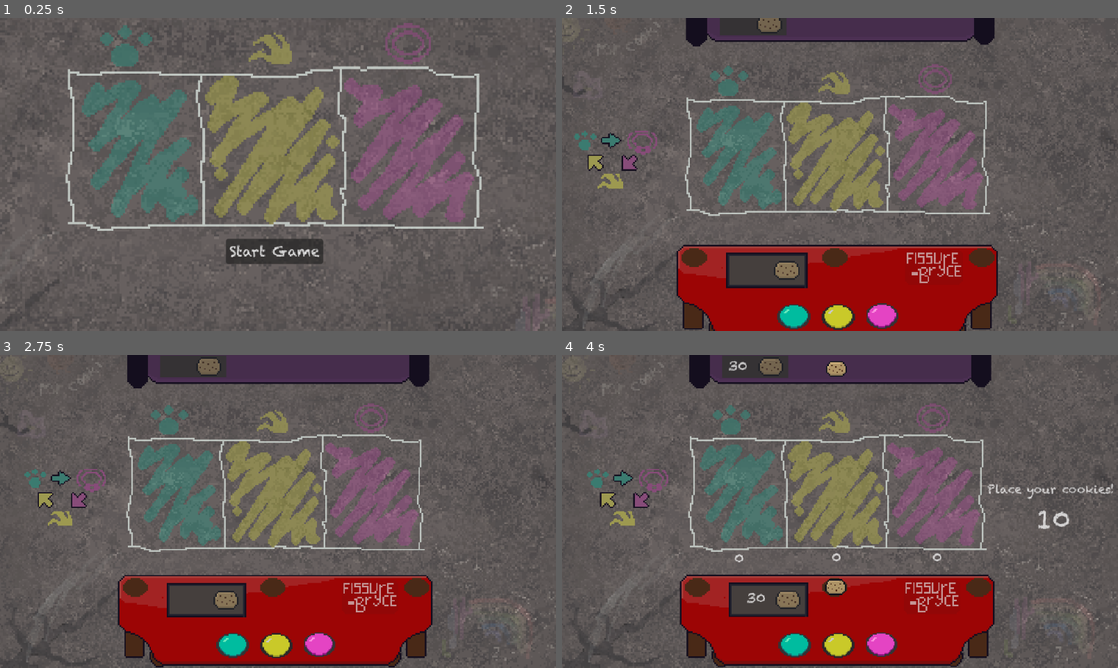
Above: before the commit, frames 1-4 (two rows, left to right).
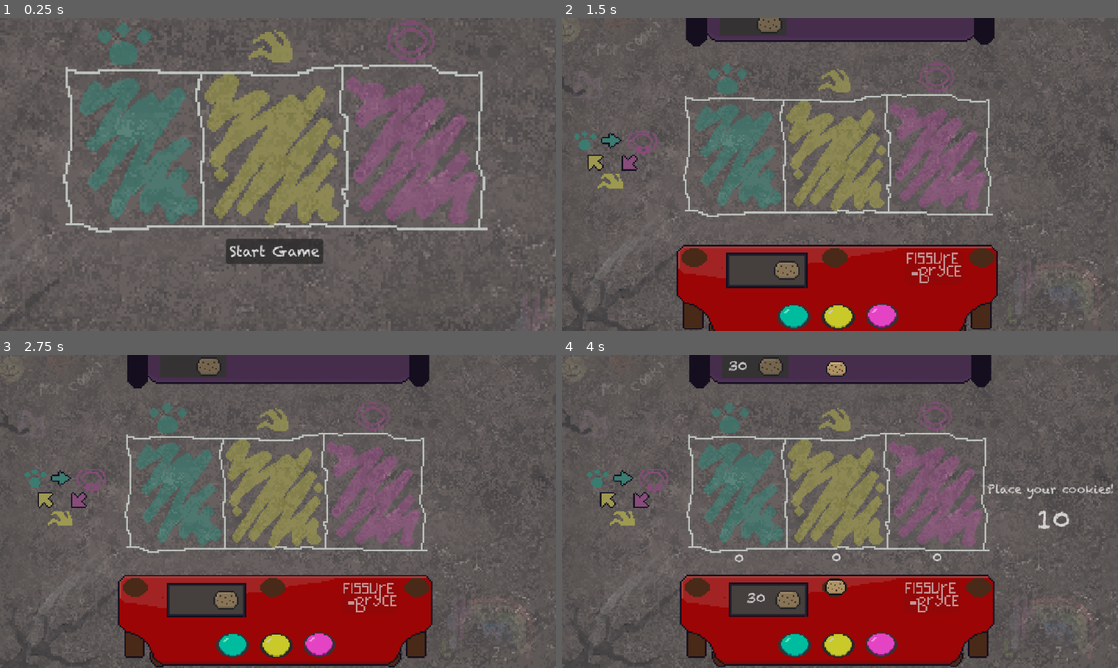
Above: after the commit, the same moments.

Repository: Sooshimi/golden-biscuit
Game: Godot game, scene res://scenes/battle_screen.tscn
Two runs of this game, one before a commit and one after it. Both use one fixed random seed, a clock stepped at 60 frames per second and the inputs below.
Inputs (mouse positions are in pixels of both pictures, inside the frame that each line leads up to):
- Up to frame 1 (0.25 s): no input
- Up to frame 2 (1.5 s): click "Start Game" at 0.5 s; move the mouse to (962, 158) at 1.27 s; click (962, 158) at 1.35 s
- Up to frame 3 (2.75 s): move the mouse to (166, 527) at 2.02 s; click (166, 527) at 2.1 s
- Up to frame 4 (4 s): move the mouse to (895, 442) at 2.77 s; click (895, 442) at 2.85 s; tap Enter at 3.5 s; move the mouse to (812, 574) at 3.52 s; click (812, 574) at 3.6 s

The runs differ from the first frame. In frame 1, 5.9% of the frame differs, in the area x 11-88%, y 0-69%; in frame 2, 3.2%; in frame 3, 3.0%; in frame 4, 3.1%.

Commit message:
battle phase

Diff:
--- a/scenes/battle_screen.tscn
+++ b/scenes/battle_screen.tscn
@@ -20,6 +20,10 @@
 [ext_resource type="Texture2D" uid="uid://bru4o185imugk" path="res://assets/Enemy_Panel_Purple1.png" id="13_bgqsx"]
 [ext_resource type="Texture2D" uid="uid://di3glr466vgou" path="res://assets/paper_button_yellow.png" id="14_20e4q"]
 [ext_resource type="Texture2D" uid="uid://o1hlghtu3582" path="res://assets/Scissors_button_pink.png" id="15_20e4q"]
+[ext_resource type="Texture2D" uid="uid://dn2eombl1jjc" path="res://assets/paw_emblem.png" id="15_jd2wk"]
+[ext_resource type="Texture2D" uid="uid://lkdqd2heqdx1" path="res://assets/claw_emblem.png" id="16_rhu2l"]
+[ext_resource type="Texture2D" uid="uid://bcn8b3rtja1oa" path="res://assets/roar_emblem.png" id="17_3q6ct"]
+[ext_resource type="Texture2D" uid="uid://cr1qqe57slxjr" path="res://assets/smol_Liam_sticker.png" id="20_rhu2l"]
 [ext_resource type="Script" uid="uid://wyjfjc8ggg8o" path="res://scenes/dialogue.gd" id="21_fxt2d"]
 [ext_resource type="Texture2D" uid="uid://ce4ck2y1vpa4j" path="res://assets/windows-textbox.png" id="21_qo5xu"]
 [ext_resource type="Texture2D" uid="uid://dpor62qck6hvi" path="res://assets/liam_spritesheet.png" id="21_tjy5n"]
@@ -389,21 +393,69 @@
 one_shot = true
 
 [node name="ResultTimer" type="Timer" parent="."]
-wait_time = 10.0
-one_shot = true
-
-[node name="BetAreaChalk" type="TextureRect" parent="."]
-offset_left = 12.0
-offset_top = 6.0
-offset_right = 613.0
-offset_bottom = 366.0
+wait_time = 8.0
+one_shot = true
+
+[node name="PlayerChoiceTimer" type="Timer" parent="."]
+one_shot = true
+
+[node name="LiamChoiceTimer" type="Timer" parent="."]
+one_shot = true
+
+[node name="CookieCollectTimer" type="Timer" parent="."]
+one_shot = true
+
+[node name="PawEmblem" type="Sprite2D" parent="."]
+visible = false
+modulate = Color(0, 0, 0, 0.901961)
+position = Vector2(194, 68)
+scale = Vector2(2.5, 2.51)
+texture = ExtResource("15_jd2wk")
+region_enabled = true
+region_rect = Rect2(86, 28, 23, 18)
+
+[node name="ClawEmblem" type="Sprite2D" parent="."]
+visible = false
+modulate = Color(0, 0, 0, 0.901961)
+position = Vector2(312, 71)
+scale = Vector2(2.5, 2.51)
+texture = ExtResource("16_rhu2l")
+region_enabled = true
+region_rect = Rect2(151, 31, 19, 14)
+
+[node name="RoarEmblem" type="Sprite2D" parent="."]
+visible = false
+modulate = Color(0, 0, 0, 0.901961)
+position = Vector2(429, 67)
+scale = Vector2(2.5, 2.51)
+texture = ExtResource("17_3q6ct")
+region_enabled = true
+region_rect = Rect2(211, 27, 20, 18)
+
+[node name="BetAreaChalk" type="Sprite2D" parent="."]
+position = Vector2(313, 175)
+scale = Vector2(1.90703, 1.91528)
 texture = ExtResource("11_lskjy")
-stretch_mode = 4
 
 [node name="EnemyPanel" type="Sprite2D" parent="."]
 position = Vector2(316, 116)
 scale = Vector2(1.8, 1.8)
 texture = ExtResource("13_bgqsx")
+
+[node name="LiamPawChoice" type="Sprite2D" parent="."]
+visible = false
+position = Vector2(151, 75)
+texture = ExtResource("20_rhu2l")
+
+[node name="LiamClawChoice" type="Sprite2D" parent="."]
+visible = false
+position = Vector2(275, 73)
+texture = ExtResource("20_rhu2l")
+
+[node name="LiamRoarChoice" type="Sprite2D" parent="."]
+visible = false
+position = Vector2(389, 73)
+texture = ExtResource("20_rhu2l")
 
 [node name="PlayerPanel" type="Sprite2D" parent="."]
 position = Vector2(316, 416)
@@ -580,6 +632,9 @@
 [connection signal="body_exited" from="UI/EnemyCookieSpawnArea" to="." method="_on_enemy_cookie_spawn_area_body_exited"]
 [connection signal="timeout" from="BetPhaseTimer" to="." method="_on_bet_phase_timer_timeout"]
 [connection signal="timeout" from="ResultTimer" to="." method="_on_result_timer_timeout"]
+[connection signal="timeout" from="PlayerChoiceTimer" to="." method="_on_player_choice_timer_timeout"]
+[connection signal="timeout" from="LiamChoiceTimer" to="." method="_on_liam_choice_timer_timeout"]
+[connection signal="timeout" from="CookieCollectTimer" to="." method="_on_cookie_collect_timer_timeout"]
 [connection signal="timeout" from="LiamDialogueUI/DelayTimer" to="LiamDialogueUI" method="_on_delay_timer_timeout"]
 [connection signal="timeout" from="LiamDialogueUI/TypeTimer" to="LiamDialogueUI" method="_on_type_timer_timeout"]
 [connection signal="pressed" from="GameOver/PlayAgainButton" to="." method="_on_play_again_button_pressed"]
--- a/scripts/battle_screen/battle_screen.gd
+++ b/scripts/battle_screen/battle_screen.gd
@@ -42,6 +42,7 @@
 var player_win: bool
 var enemy_win: bool
 var liam_dialogue_hide_position := Vector2(0.0, -190.0)
+var cookie_collect_trigger := false
 
 var paw_cookie_pot := []
 var claw_cookie_pot := []
@@ -77,7 +78,8 @@
 
 	# COLLECT COOKIES
 	if PhaseManager.current_state == 2 and player_win:
-		liam_dialogue_slide_in(delta)
+		if cookie_collect_trigger:
+			liam_dialogue_slide_in(delta)
 		if player_choice == "paw":
 			collect_cookies(paw_cookie_area)
 		elif player_choice == "claw":
@@ -85,7 +87,8 @@
 		elif player_choice == "roar":
 			collect_cookies(roar_cookie_area)
 	elif PhaseManager.current_state == 2 and enemy_win:
-		liam_dialogue_slide_in(delta)
+		if cookie_collect_trigger:
+			liam_dialogue_slide_in(delta)
 		if enemy_choice == "paw":
 			collect_cookies(paw_cookie_area)
 		elif enemy_choice == "claw":
@@ -93,6 +96,9 @@
 		elif enemy_choice == "roar":
 			collect_cookies(roar_cookie_area)
 
+	if PhaseManager.current_state == 0 and not cookie_collect_trigger:
+		liam_dialogue_slide_out(delta)
+
 func liam_dialogue_slide_in(delta: float) -> void:
 	$LiamDialogueUI.global_position = lerp($LiamDialogueUI.global_position, Vector2.ZERO, delta * 5)
 
@@ -100,18 +106,19 @@
 	$LiamDialogueUI.global_position = lerp($LiamDialogueUI.global_position, liam_dialogue_hide_position, delta * 5)
 
 func collect_cookies(cookie_area: Node) -> void:
-	for body in cookie_area.get_overlapping_bodies():
-		body.add_to_group("cookie_won")
-		body.set_collision_mask(0)
-		body.set_collision_layer(0)
-
-	for body in get_tree().get_nodes_in_group("cookie_won"):
-		if player_win:
-			var direction = ($PlayerCookieCollector.global_position - body.global_position).normalized()
-			body.linear_velocity = direction * cookie_collect_speed
-		elif enemy_win:
-			var direction = ($EnemyCookieCollector.global_position - body.global_position).normalized()
-			body.linear_velocity = direction * cookie_collect_speed
+	if cookie_collect_trigger:
+		for body in cookie_area.get_overlapping_bodies():
+			body.add_to_group("cookie_won")
+			body.set_collision_mask(0)
+			body.set_collision_layer(0)
+
+		for body in get_tree().get_nodes_in_group("cookie_won"):
+			if player_win:
+				var direction = ($PlayerCookieCollector.global_position - body.global_position).normalized()
+				body.linear_velocity = direction * cookie_collect_speed
+			elif enemy_win:
+				var direction = ($EnemyCookieCollector.global_position - body.global_position).normalized()
+				body.linear_velocity = direction * cookie_collect_speed
 
 func _on_start_game_button_pressed() -> void:
 	start_game_button_pressed = true
@@ -271,7 +278,9 @@
 				game_over_result.text = "You lose!"
 				$LoseSound.play()
 		else:
+			# BATTLE PHASE STARTS
 			result_timer.start()
+			$PlayerChoiceTimer.start()
 
 func remove_roar_cookies() -> void:
 	roar_cookie_pot = []
@@ -307,6 +316,7 @@
 		if player_choice != enemy_choice:
 			$PlayerPanel/PawButtonDefault.hide()
 			$PlayerPanel/PawButtonPressed.show()
+			$PawEmblem.show()
 		$UI/PickInstructions.hide()
 
 		battle()
@@ -320,6 +330,7 @@
 		if player_choice != enemy_choice:
 			$PlayerPanel/ClawButtonDefault.hide()
 			$PlayerPanel/ClawButtonPressed.show()
+			$ClawEmblem.show()
 		$UI/PickInstructions.hide()
 
 func _on_roar_button_pressed() -> void:
@@ -331,6 +342,7 @@
 		if player_choice != enemy_choice:
 			$PlayerPanel/RoarButtonDefault.hide()
 			$PlayerPanel/RoarButtonPressed.show()
+			$RoarEmblem.show()
 		$UI/PickInstructions.hide()
 
 # COOKIES ENTERS PAW AREA
@@ -427,7 +439,14 @@
 	enemy_result_label.text = ""
 	bet_phase_label.text = "Place your cookies!"
 	disable_buttons(false)
+	cookie_collect_trigger = false
 	$BetPenalty.hide()
+	$PawEmblem.hide()
+	$ClawEmblem.hide()
+	$RoarEmblem.hide()
+	$LiamPawChoice.hide()
+	$LiamClawChoice.hide()
+	$LiamRoarChoice.hide()
 	$PlayerPanel/PawButtonDefault.show()
 	$PlayerPanel/PawButtonPressed.hide()
 	$PlayerPanel/ClawButtonDefault.show()
@@ -442,3 +461,26 @@
 	get_tree().reload_current_scene()
 	Global.player_total_cookies = Global.default
 	Global.player_total_cookies = Global.default
+
+func _on_player_choice_timer_timeout():
+	$LiamChoiceTimer.start()
+
+func _on_liam_choice_timer_timeout():
+	if player_choice != enemy_choice:
+		if enemy_choice == "paw":
+			$PawSound.play()
+			$PawEmblem.show()
+			$LiamPawChoice.show()
+		elif enemy_choice == "claw":
+			$ClawSound.play()
+			$ClawEmblem.show()
+			$LiamClawChoice.show()
+		else:
+			$RoarSound.play()
+			$RoarEmblem.show()
+			$LiamRoarChoice.show()
+
+	$CookieCollectTimer.start()
+
+func _on_cookie_collect_timer_timeout():
+	cookie_collect_trigger = true
Not shown: 1 places in scenes/battle_screen.tscn that only renumber resources
